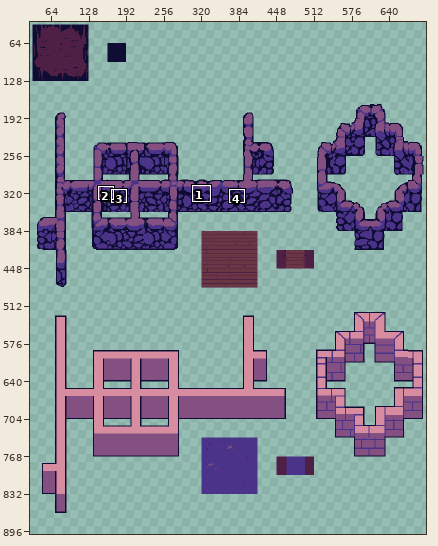
A pixel-art file gets an edit: assets/pres/Tileset 1.aseprite. The picture above shows the old version from afar; the outline marks the close-up.
Close-up. As it was:
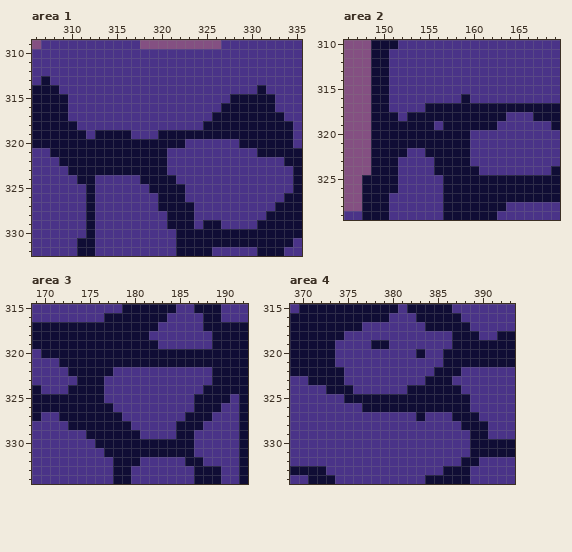
736x960 pixels, 1 frame. Shown: area 1: x 306..335, y 309..332; area 2: x 146..169, y 310..329; area 3: x 169..192, y 315..334; area 4: x 369..393, y 315..334. The wide view leaves out empty margins. The commit also changed other parts of the picture, which this record leaves out.
After the commit:
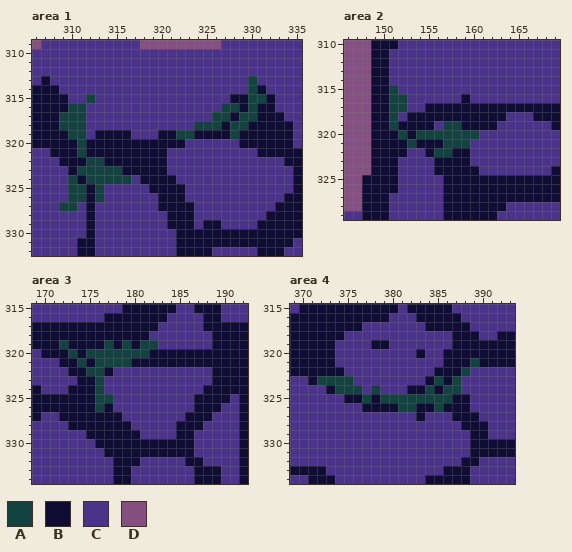
Palette (. is transparent): A #134240  B #100d35  C #4a3388  D #845082
From old to new:
Area 1, layer "tilemap":
y 313..314: x 330 C -> A
y 315: x 312 C -> A; x 330..331 BB -> AA
y 316: x 310..311 CC -> AA; x 327..328 BB -> AA; x 330 B -> A
y 317: x 309..311 BCC -> AAA; x 326..327 BB -> AA; x 329..330 BB -> AA
y 318: x 309..311 BBC -> AAA; x 324..326 CBB -> AAA; x 328..329 BB -> AA
y 319: x 310..311 BB -> AA; x 322..323 BB -> AA; x 328 B -> A
y 320..321: x 311 B -> A
y 322: x 312..313 BB -> AA
y 323: x 311..315 BBBBB -> AAAAA
y 324: x 310 C -> A; x 312..316 BCCCC -> AAAAA
y 325..326: x 310..311 CC -> AA; x 313 C -> A
y 327: x 309..310 CC -> AA
Area 2, layer "tilemap":
y 315: x 151 C -> A
y 316..317: x 151..152 CC -> AA
y 318: x 151 B -> A
y 319: x 151 B -> A; x 157..158 BB -> AA
y 320: x 152 B -> A; x 154..160 BBBBBBC -> AAAAAAA
y 321: x 153 B -> A; x 157..159 BBB -> AAA
y 322: x 156..157 BB -> AA
Area 3, layer "tilemap":
y 319: x 172 B -> A; x 177 B -> A; x 179 B -> A; x 181..182 BB -> AA
y 320: x 173 B -> A; x 175..181 BBBBBBB -> AAAAAAA
y 321: x 174 B -> A; x 176..179 BBBB -> AAAA
y 322: x 175..176 BB -> AA
y 323..324: x 176 B -> A
y 325: x 176..177 BC -> AA
y 326: x 176 B -> A
Area 4, layer "tilemap":
y 321: x 389 B -> A
y 322: x 388 C -> A
y 323: x 372..375 BBBC -> AAAA; x 385 B -> A; x 387 C -> A
y 324: x 374..376 BBC -> AAA; x 378 C -> A; x 384 B -> A; x 386..387 BB -> AA
y 325: x 377 B -> A; x 379..386 BBBBBBBB -> AAAAAAAA
y 326: x 381..382 BB -> AA; x 385 B -> A
Where, in picture pixels (left, top, right, bottom), the same in both close-ups:
changed: (176, 76, 266, 139)
changed: (59, 94, 131, 211)
changed: (389, 85, 479, 157)
changed: (59, 340, 158, 412)
changed: (317, 358, 479, 412)
